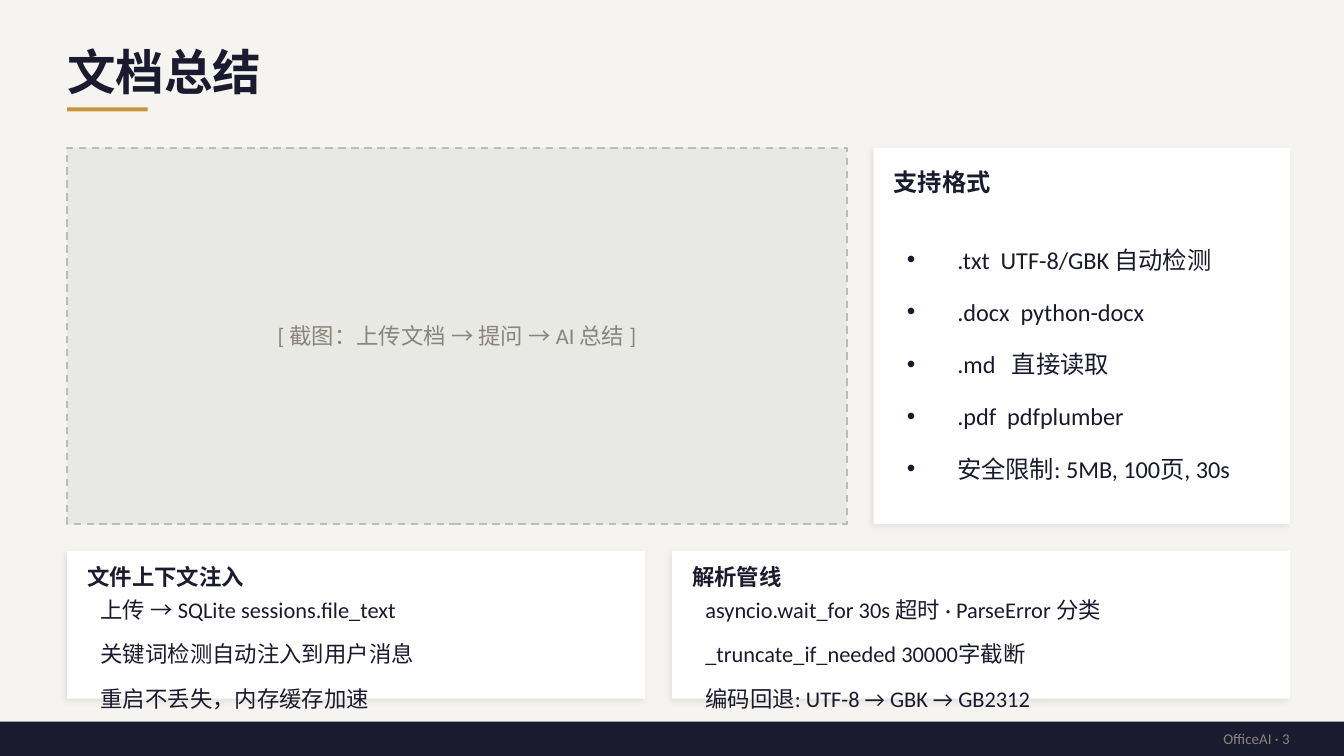
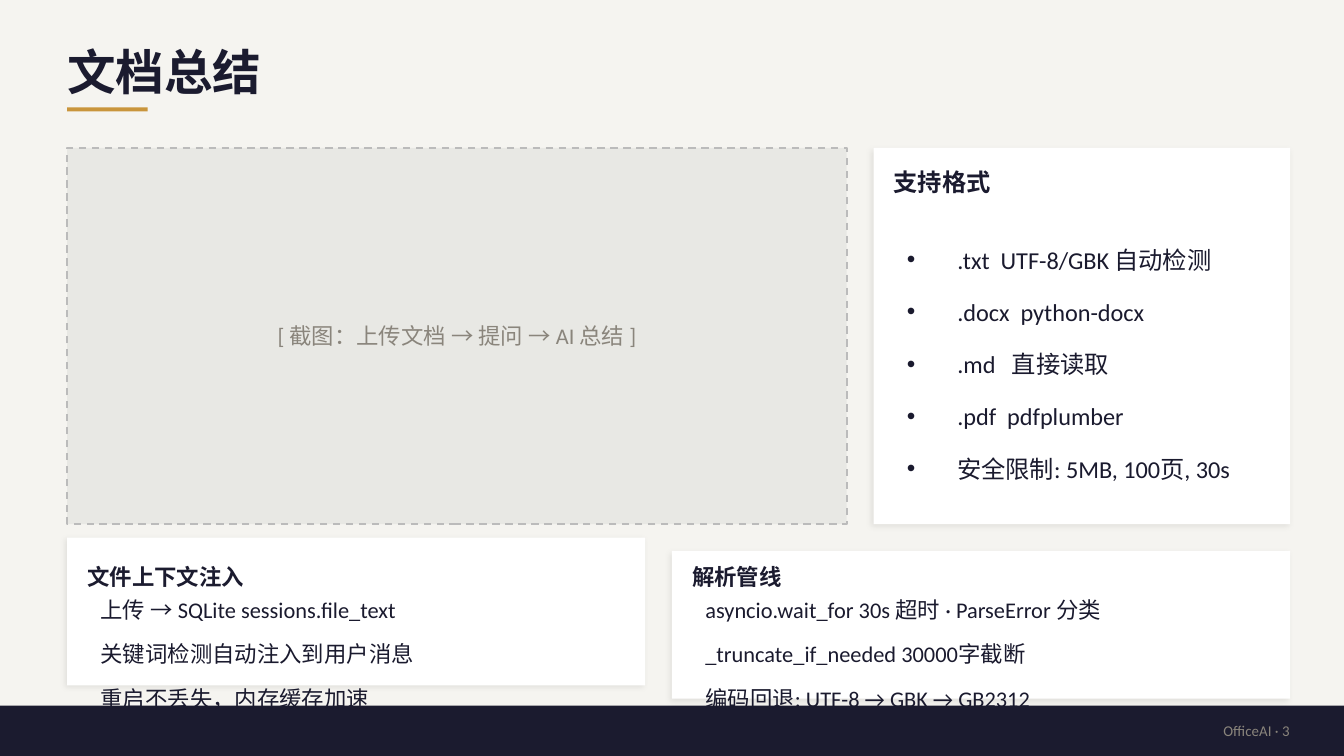
Before and after one commit to Sorcerer-A/hgls, a slide deck: slide 3 of docs/OfficeAI_项目汇报_v6.pptx. Drawn at 1344x756 pixels with LibreOffice and Linux fonts; fonts in the diff are those of the drawing. Boxes give left, top, right and bottom in pixels: in the first picture for what was removed or moved away, otherwise in the second. Text is boxed around its words. In the diff, an @@ line names an element or a change of style, - is before the commit and + after.

```diff
--- a/docs/OfficeAI_项目汇报_v6.pptx
+++ b/docs/OfficeAI_项目汇报_v6.pptx
@@ rectangle: place and size @@
-rectangle at box(67, 551, 645, 699)
+rectangle at box(67, 538, 645, 685)
@@ rectangle: place and size @@
-rectangle at box(0, 722, 1344, 756)
+rectangle at box(0, 706, 1344, 756)
@@ text "OfficeAI · 3": place and size @@
-text "OfficeAI · 3" at box(1223, 734, 1290, 744)
+text "OfficeAI · 3" at box(1223, 726, 1290, 736)
```
Also in this commit, not shown: 5 other slides changed, 1 other file.
